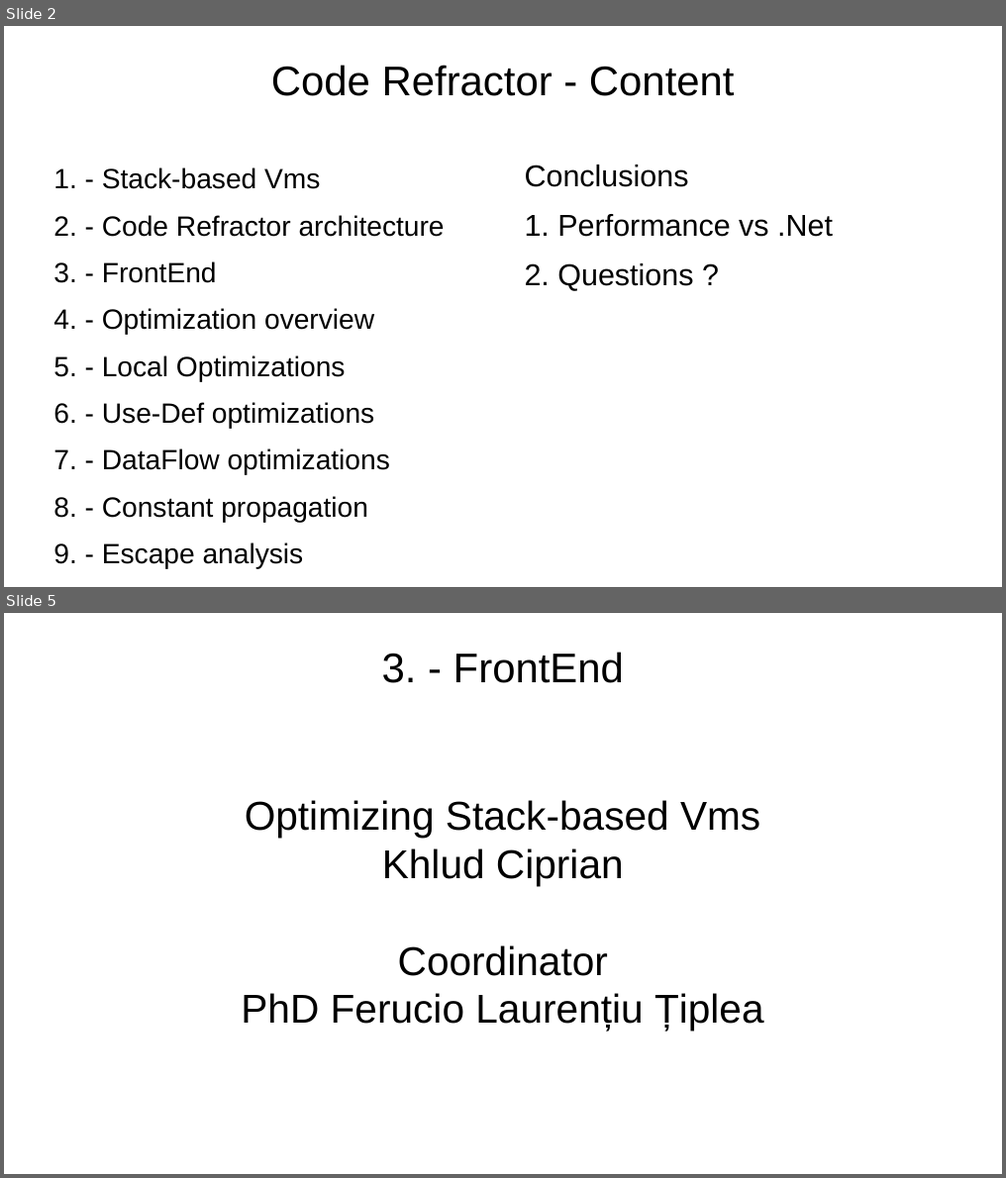
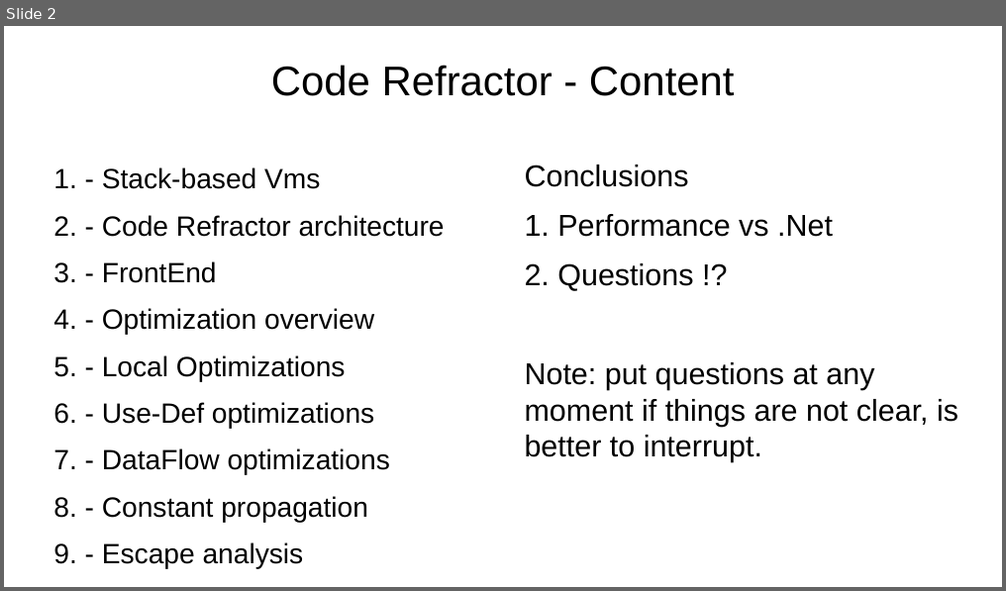
Before and after one commit to ciplogic/CodeRefractor, a slide deck: Documentation/Slides.odp. Shown one above the other, each under a label of ours: slides 2 and 5 before the commit, slide 2 after it; the slides between them are not shown. The pictures are 1006x1178 and 1006x591 pixels, drawn with LibreOffice and Linux fonts; fonts in the diff are those of the drawing; background and template pictures are left out. Boxes give left, top, right and bottom in pixels: in the first picture for what was removed or moved away, otherwise in the second. Text is boxed around its words. In the diff, an @@ line names an element or a change of style, - is before the commit and + after.

```diff
--- a/Documentation/Slides.odp
+++ b/Documentation/Slides.odp
@@ slide 5 removed at box(4, 613, 1002, 1174), background picture (left out) @@
@@ title removed at box(382, 652, 624, 683) @@
-3. - FrontEnd
@@ subtitle removed at box(241, 800, 764, 1031) @@
-Optimizing Stack-based Vms
-Khlud Ciprian
-Coordinator
-PhD Ferucio Laurențiu Țiplea
@@ slide 2 changed as well @@
@@ text at box(525, 264, 958, 463): text changed @@
-2. Questions ?
+2. Questions !?
+Note: put questions at any moment if things are not clear, is better to interrupt.
```
Also in this commit, not shown: 8 other slides changed, 3 slides added, 2 other slides removed, 4 other files.
